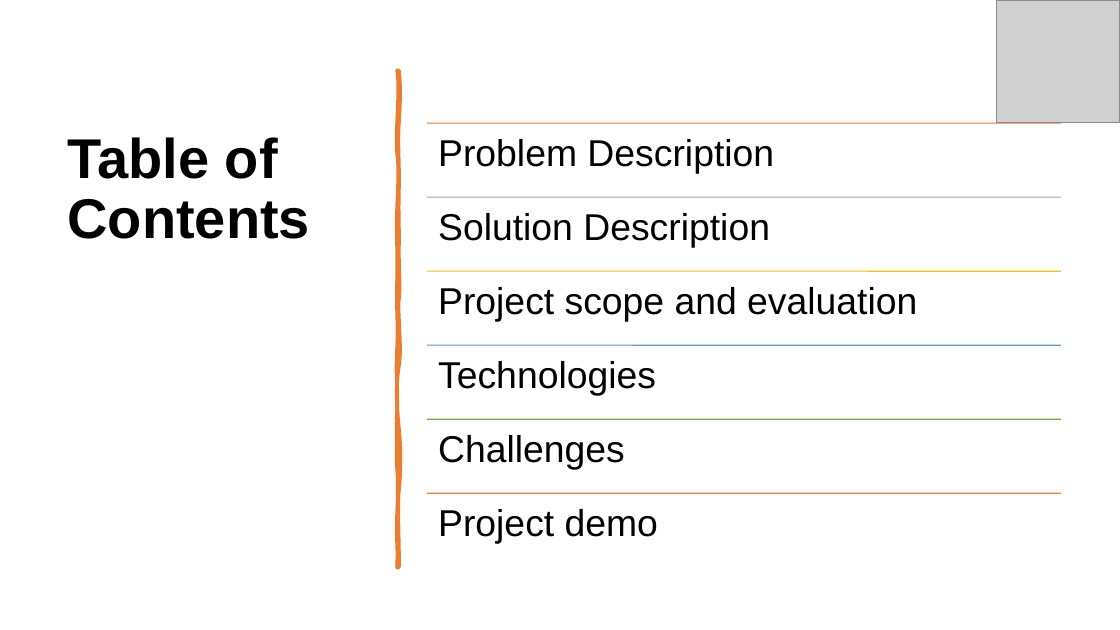
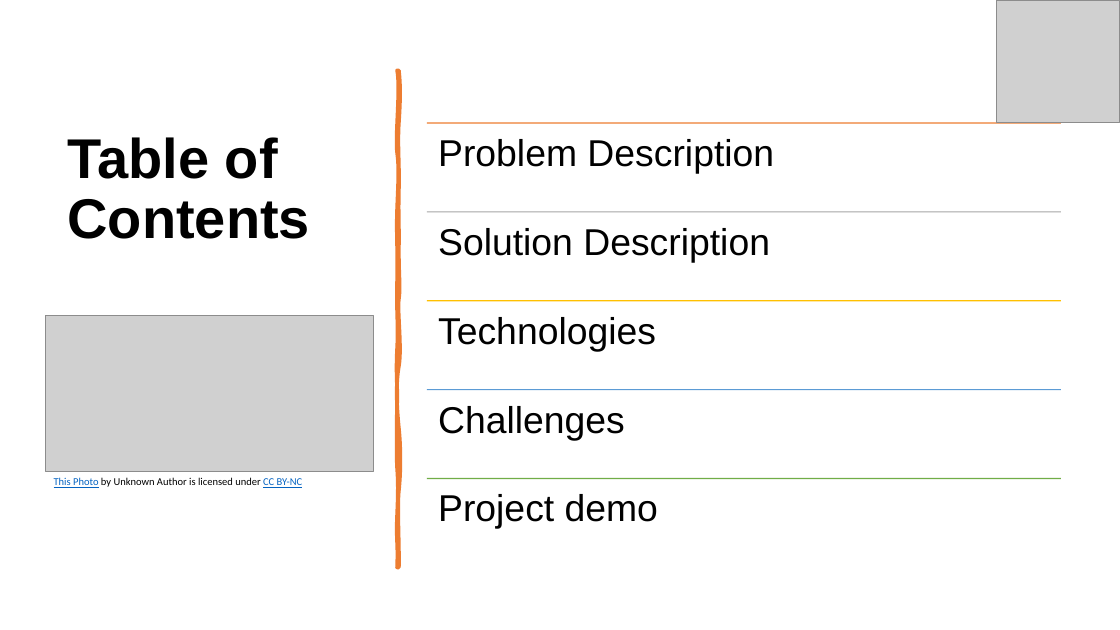
Before and after one commit to radroid/train-o-dino, a slide deck: slide 2 of docs/ppt/Final Presentation.pptx. Drawn at 1120x630 pixels with LibreOffice and Linux fonts; fonts in the diff are those of the drawing; grey boxes stand for pictures. Boxes give left, top, right and bottom in pixels: in the first picture for what was removed or moved away, otherwise in the second. Text is boxed around its words. In the diff, an @@ line names an element or a change of style, - is before the commit and + after.

```diff
--- a/docs/ppt/Final Presentation.pptx
+++ b/docs/ppt/Final Presentation.pptx
@@ text "Solution Description": place and size @@
-text "Solution Description" at [438,213,770,248]
+text "Solution Description" at [438,228,770,263]
@@ line moved from (427, 197) - (1061, 197) to (427, 212) - (1061, 212) @@
@@ text removed at [438,287,917,322] @@
-Project scope and evaluation
@@ picture added at [45,315,373,471] @@
@@ text "Technologies": place and size @@
-text "Technologies" at [438,361,656,396]
+text "Technologies" at [438,317,656,351]
@@ line moved from (427, 271) - (1061, 271) to (427, 301) - (1061, 301) @@
@@ text "Challenges": place and size @@
-text "Challenges" at [438,435,625,470]
+text "Challenges" at [438,406,625,440]
@@ line moved from (427, 345) - (1061, 345) to (427, 390) - (1061, 390) @@
@@ text added at [54,477,303,488], 9 pt, text #000000 @@
+This Photo by Unknown Author is licensed under CC BY-NC
@@ text "Project demo": place and size @@
-text "Project demo" at [438,509,658,544]
+text "Project demo" at [438,494,658,529]
@@ line moved from (427, 419) - (1061, 419) to (427, 479) - (1061, 479) @@
@@ line removed from (427, 493) to (1061, 493) @@
```
Also in this commit, not shown: 1 other slide changed, 2 slides added, 2 slides removed.
